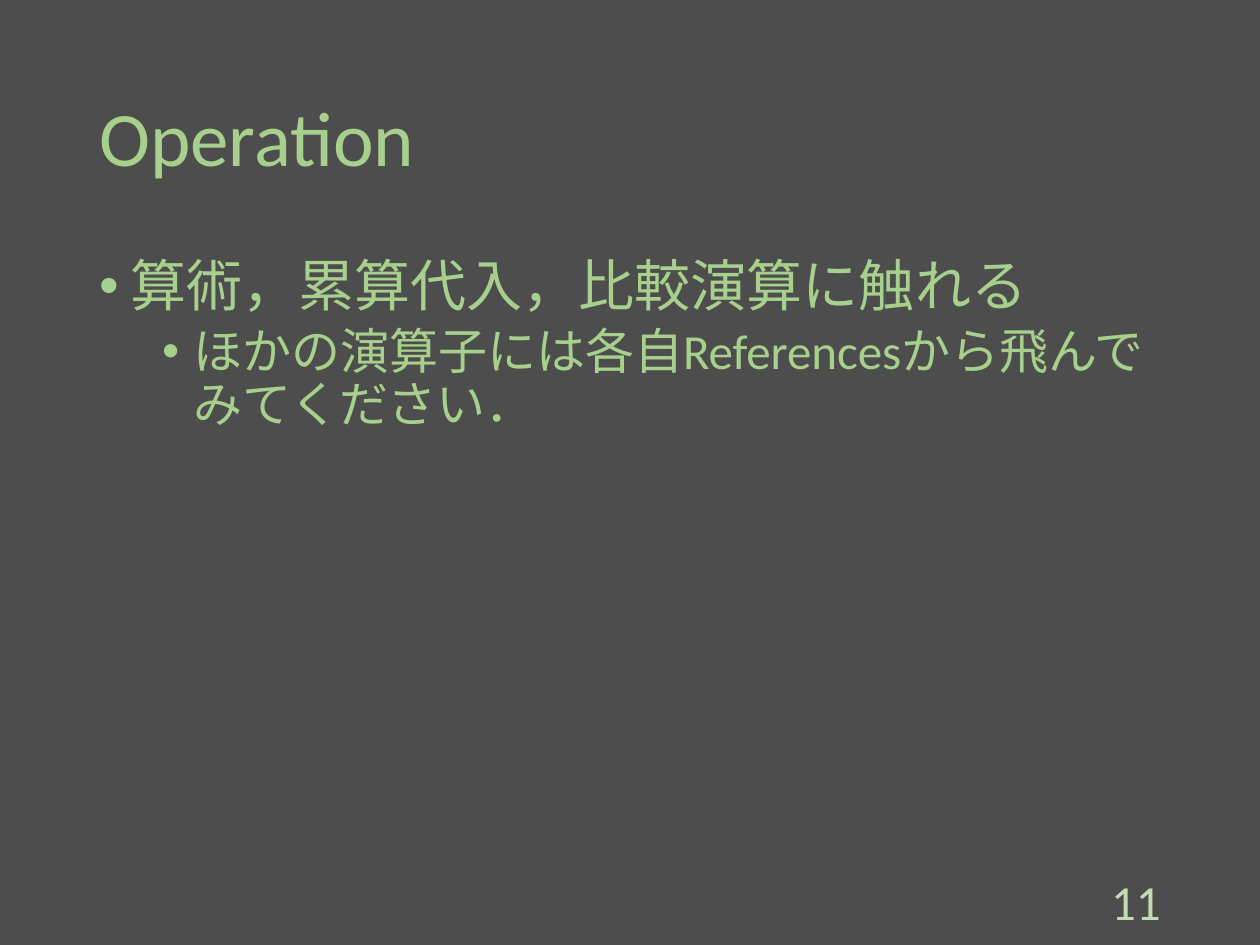
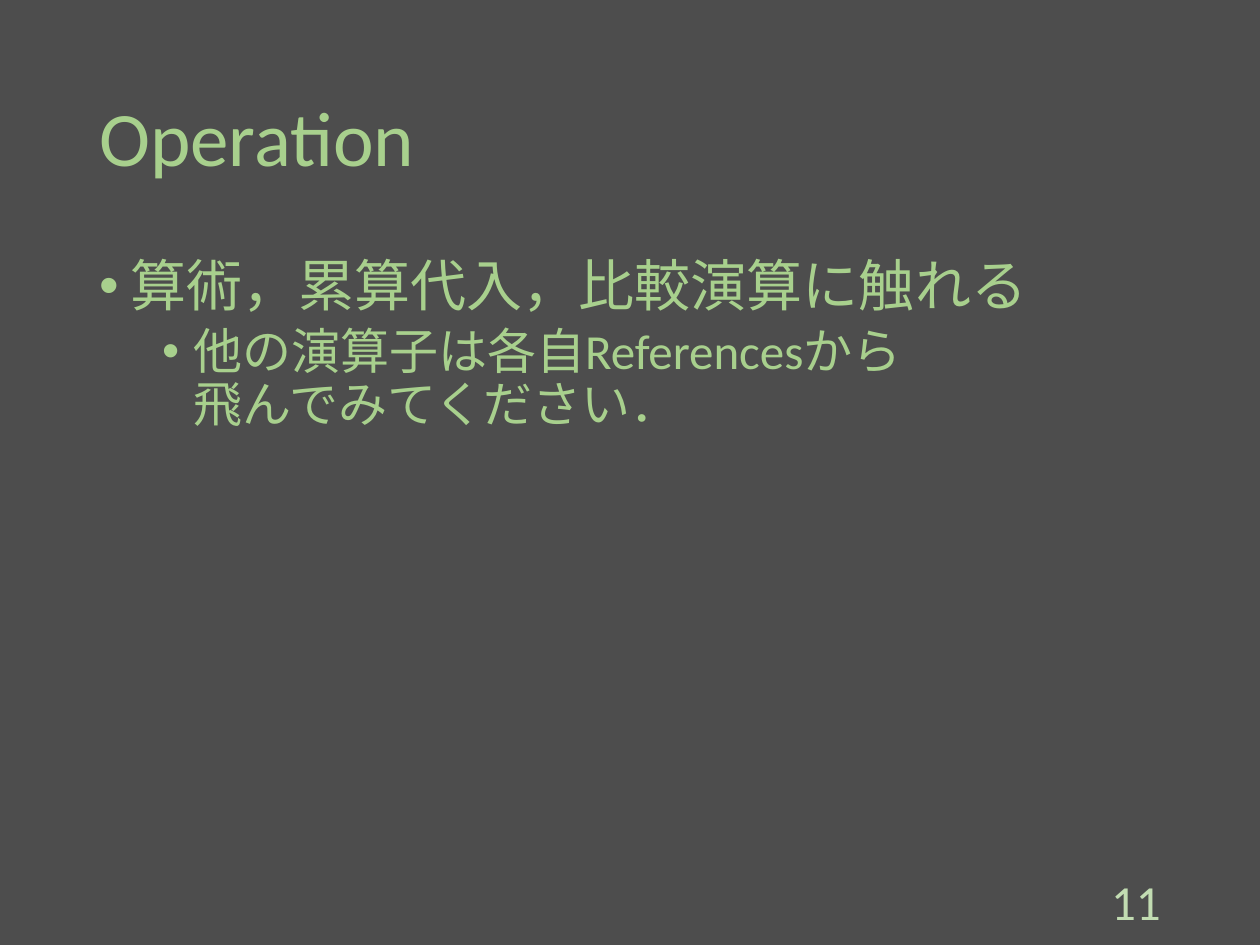
Before and after one commit to Melbeck777/program_seminar, a slide deck: slide 12 of ProgramSlide.pptx. Drawn at 1260x945 pixels with LibreOffice and Linux fonts; fonts in the diff are those of the drawing. Boxes give left, top, right and bottom in pixels: in the first picture for what was removed or moved away, otherwise in the second. Text is boxed around its words. In the diff, an @@ line names an element or a change of style, - is before the commit and + after.

```diff
--- a/ProgramSlide.pptx
+++ b/ProgramSlide.pptx
@@ text at (194,327,902,426): text changed @@
-  • ほかの演算子には各自Referencesから飛んでみてください．
+  • 他の演算子は各自Referencesから
+    飛んでみてください．
```
Also in this commit, not shown: 4 slides added, 1 slide removed.
